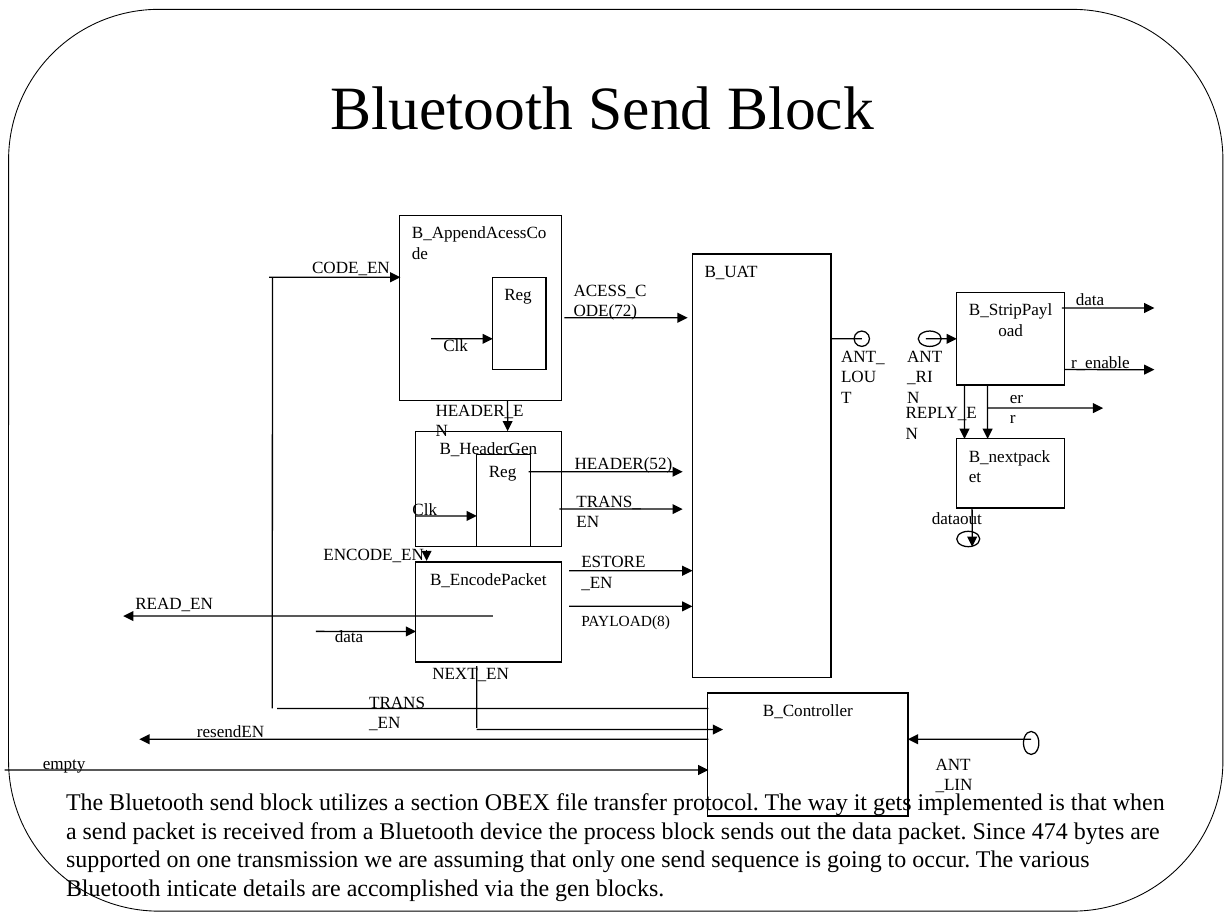
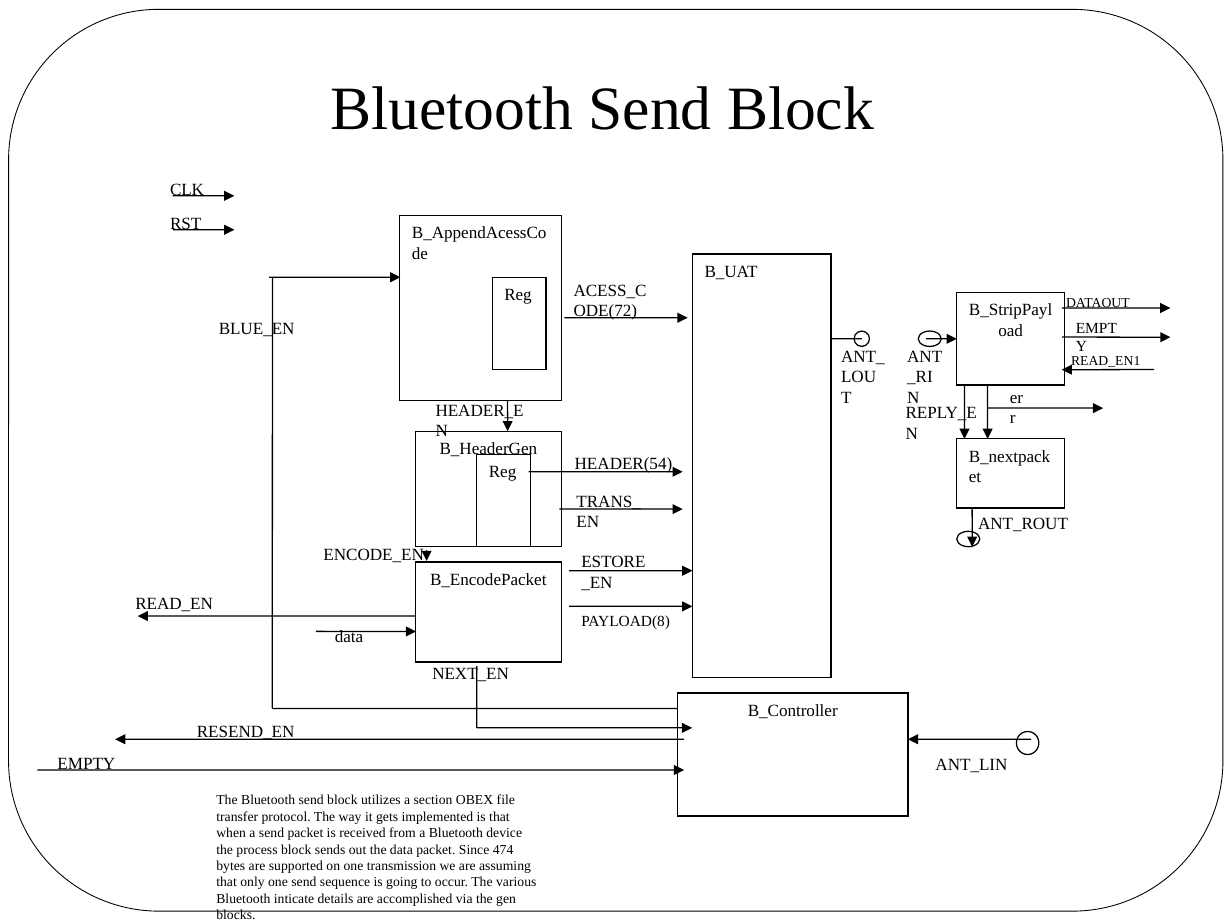
Before and after one commit to YonatanFeleke/ece437-key-logger, a slide deck: slide 19 of bTooth/Wireless Keylogger.odp. Drawn at 1232x924 pixels with LibreOffice and Linux fonts; fonts in the diff are those of the drawing. Boxes give left, top, right and bottom in pixels: in the first picture for what was removed or moved away, otherwise in the second. Text is boxed around its words. In the diff, an @@ line names an element or a change of style, - is before the commit and + after.

```diff
--- a/bTooth/Wireless Keylogger.odp
+++ b/bTooth/Wireless Keylogger.odp
@@ text at (170,183,204,197): text changed @@
-Clk
+CLK
@@ arrow moved from (415, 516) - (477, 516) to (172, 196) - (234, 196) @@
@@ text added at (170,217,201,231), 10 pt, text #000000 @@
+RST
@@ arrow moved from (431, 339) - (493, 339) to (172, 229) - (234, 229) @@
@@ text at (1066,298,1130,309): text changed; size 10 to 8 pt @@
-dataout
+DATAOUT
@@ text removed at (1076,293,1104,309) @@
-data
@@ text at (219,320,295,338): text changed @@
-CODE_EN
+BLUE_EN
@@ arrow moved from (1062, 308) - (1154, 308) to (1062, 308) - (1170, 308) @@
@@ text added at (1063,312,1140,342), 9 pt, text #000000 @@
+EMPTY
@@ text removed at (443,338,468,351) @@
-Clk
@@ arrow added from (1062, 338) to (1170, 338), #000000 0.74 pt @@
@@ text at (1071,356,1140,368): text changed; size 10 to 8 pt @@
-r_enable
+READ_EN1
@@ arrow moved from (1064, 370) - (1154, 370) to (1154, 370) - (1062, 370) @@
@@ text at (575,457,673,474): text changed @@
-HEADER(52)
+HEADER(54)
@@ text added at (978,517,1068,532), 10 pt, text #000000 @@
+ANT_ROUT
@@ arrow moved from (493, 616) - (123, 616) to (415, 616) - (138, 616) @@
@@ line moved from (708, 708) - (277, 708) to (678, 708) - (272, 708) @@
@@ rectangle "B_Controller": place and size @@
-rectangle "B_Controller" at (708,694,908,817)
+rectangle "B_Controller" at (678,694,908,817)
@@ arrow moved from (708, 739) - (139, 739) to (684, 739) - (116, 739) @@
@@ text at (197,725,295,740): text changed @@
-TRANS_EN
+RESEND_EN
@@ text removed at (197,725,264,740) @@
-resendEN
@@ arrow moved from (477, 729) - (723, 729) to (477, 728) - (692, 728) @@
@@ text "ANT_LIN" rewrapped from (936,758,973,794) to (935,758,1007,773) @@
@@ ellipse: place and size @@
-ellipse at (1024,732,1039,755)
+ellipse at (1016,732,1039,755)
@@ arrow moved from (5, 770) - (708, 770) to (37, 770) - (684, 770) @@
@@ text at (57,757,115,771): text changed @@
-empty
+EMPTY
@@ text "The Bluetooth send block utilizes ...": place and size @@
-text "The Bluetooth send block utilizes ..." at (66,791,1165,902)
+text "The Bluetooth send block utilizes ..." at (216,794,536,919)
@@ text "The Bluetooth send block utilizes ..." at (216,794,536,919): size 14 to 8 pt @@
```
Also in this commit, not shown: 11 other files.
